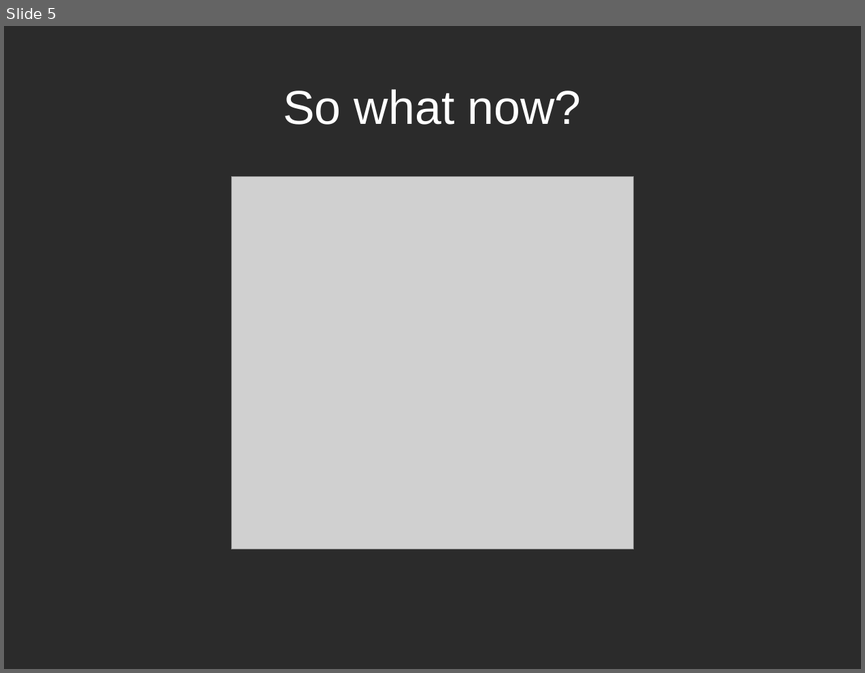
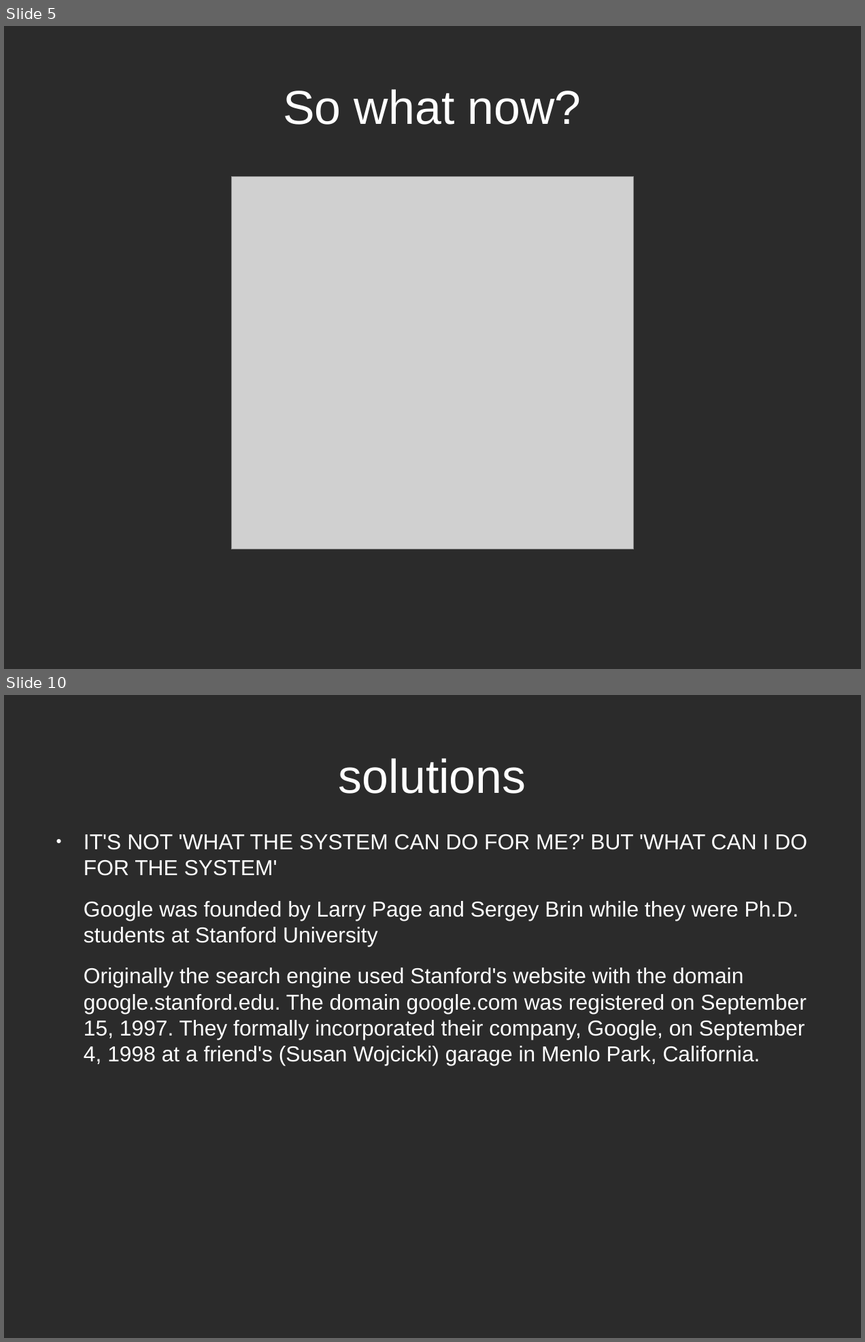
Before and after one commit to gitalry/Yusudd, a slide deck: about startups.odp. Shown one above the other, each under a label of ours: slide 5 before the commit, slides 5 and 10 after it; the slides between them are not shown. The pictures are 865x673 and 865x1342 pixels, drawn with LibreOffice and Linux fonts; fonts in the diff are those of the drawing; grey boxes stand for pictures; background and template pictures are left out; a plain dark background stands for a picture behind light text. Boxes give left, top, right and bottom in pixels: in the first picture for what was removed or moved away, otherwise in the second. Text is boxed around its words. In the diff, an @@ line names an element or a change of style, - is before the commit and + after.

```diff
--- a/about startups.odp
+++ b/about startups.odp
@@ slide 10 added at (4, 695, 861, 1338), background picture (left out) @@
@@ title added at (339, 758, 526, 794), 44 pt, text #FFFFFF @@
+solutions
@@ text added at (84, 834, 807, 1066), 20 pt, text #FFFFFF @@
+● IT'S NOT 'WHAT THE SYSTEM CAN DO FOR ME?' BUT 'WHAT CAN I DO FOR THE SYSTEM'
+Google was founded by Larry Page and Sergey Brin while they were Ph.D. students at Stanford University
+Originally the search engine used Stanford's website with the domain google.stanford.edu. The domain google.com was registered on September 15, 1997. They formally incorporated their company, Google, on September 4, 1998 at a friend's (Susan Wojcicki) garage in Menlo Park, California.
```
Also in this commit, not shown: 2 slides changed, 5 other slides added, 1 slide removed, 1 other file.
